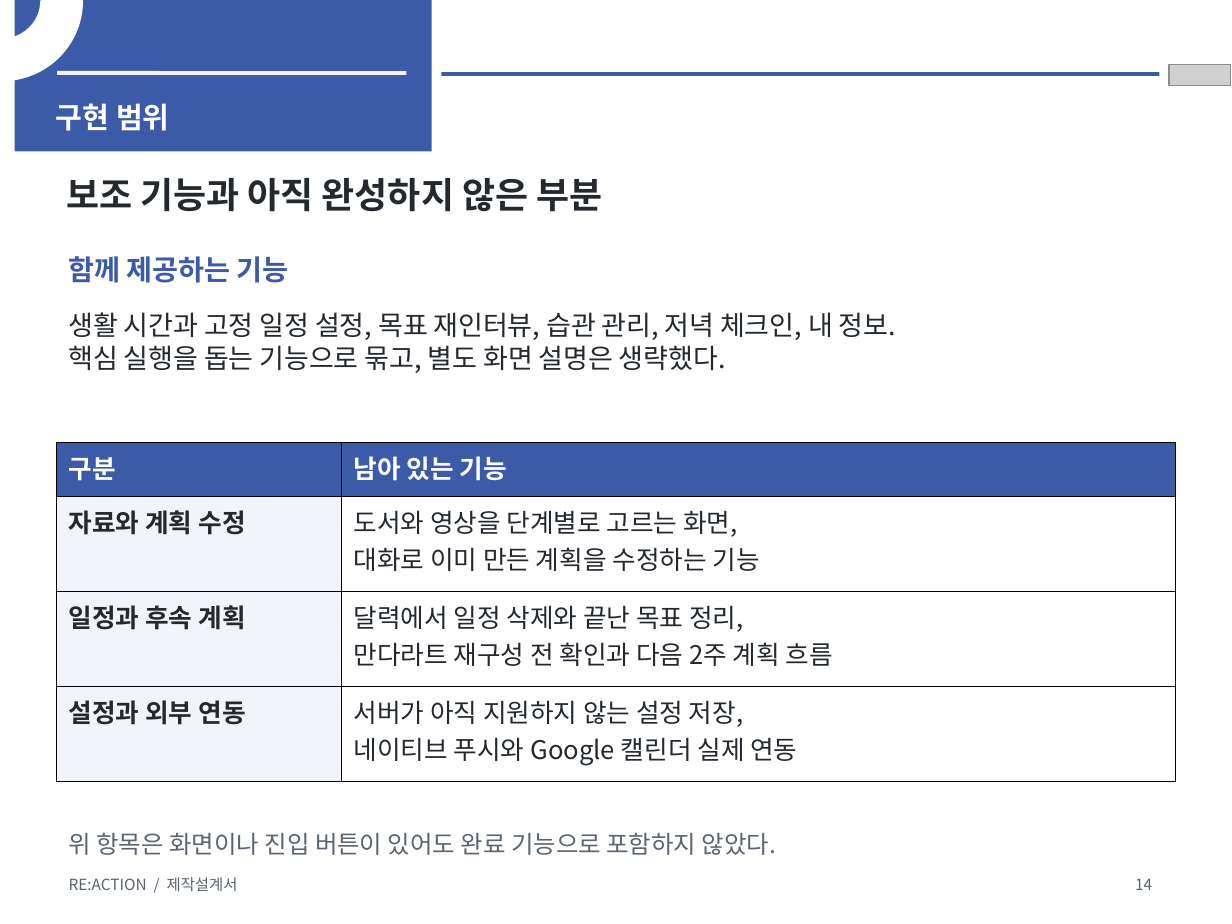
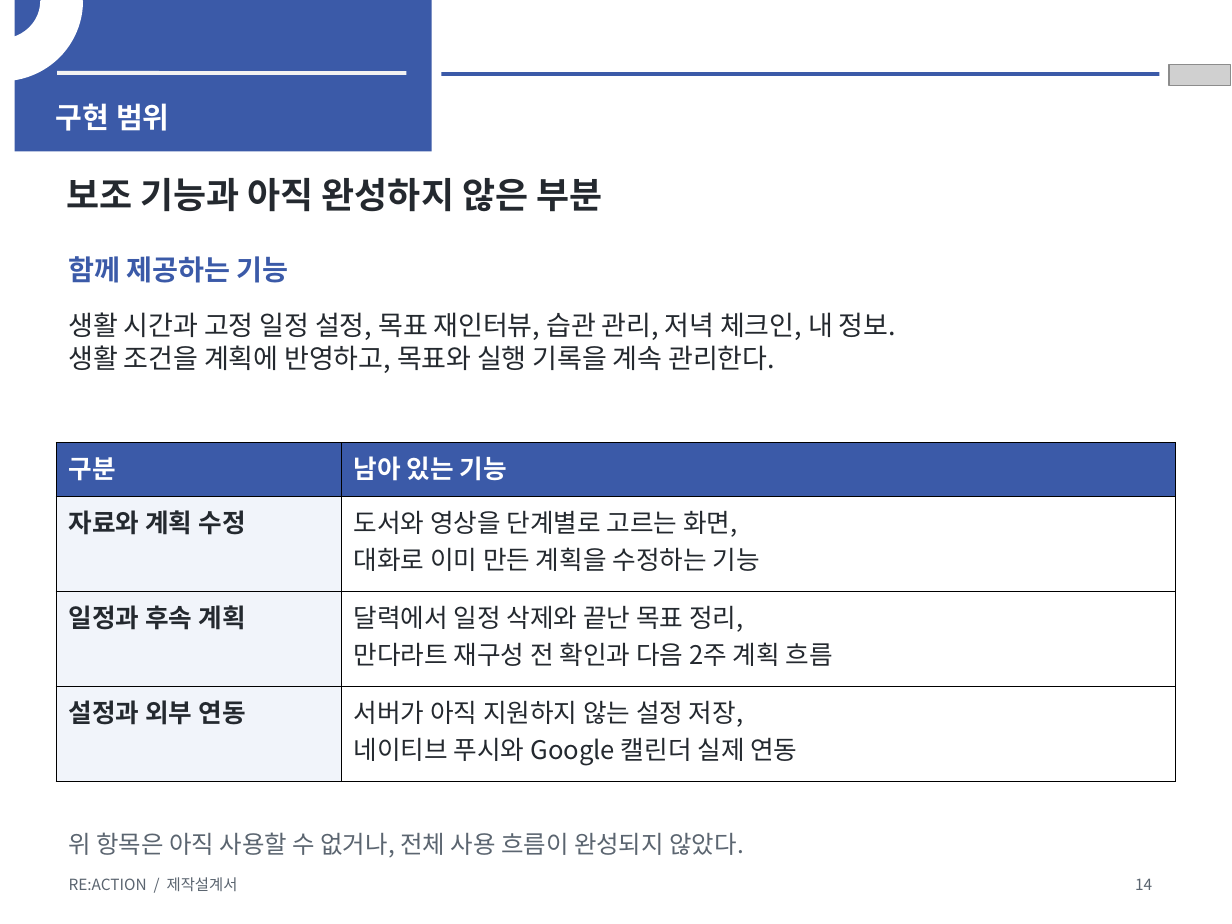
Before and after one commit to hanium-reaction/reaction-frontend, a slide deck: slide 14 of deliverables/2026_한이음_제작설계서_프론트엔드_핵심정리본.pptx. Drawn at 1232x924 pixels with LibreOffice and Linux fonts; fonts in the diff are those of the drawing; grey boxes stand for pictures. Boxes give left, top, right and bottom in pixels: in the first picture for what was removed or moved away, otherwise in the second. Text is boxed around its words. In the diff, an @@ line names an element or a change of style, - is before the commit and + after.

```diff
--- a/deliverables/2026_한이음_제작설계서_프론트엔드_핵심정리본.pptx
+++ b/deliverables/2026_한이음_제작설계서_프론트엔드_핵심정리본.pptx
@@ text at [69, 345, 775, 373]: text changed @@
-핵심 실행을 돕는 기능으로 묶고, 별도 화면 설명은 생략했다.
+생활 조건을 계획에 반영하고, 목표와 실행 기록을 계속 관리한다.
@@ text at [69, 832, 743, 858]: text changed @@
-위 항목은 화면이나 진입 버튼이 있어도 완료 기능으로 포함하지 않았다.
+위 항목은 아직 사용할 수 없거나, 전체 사용 흐름이 완성되지 않았다.
```
Also in this commit, not shown: 3 other slides changed.
